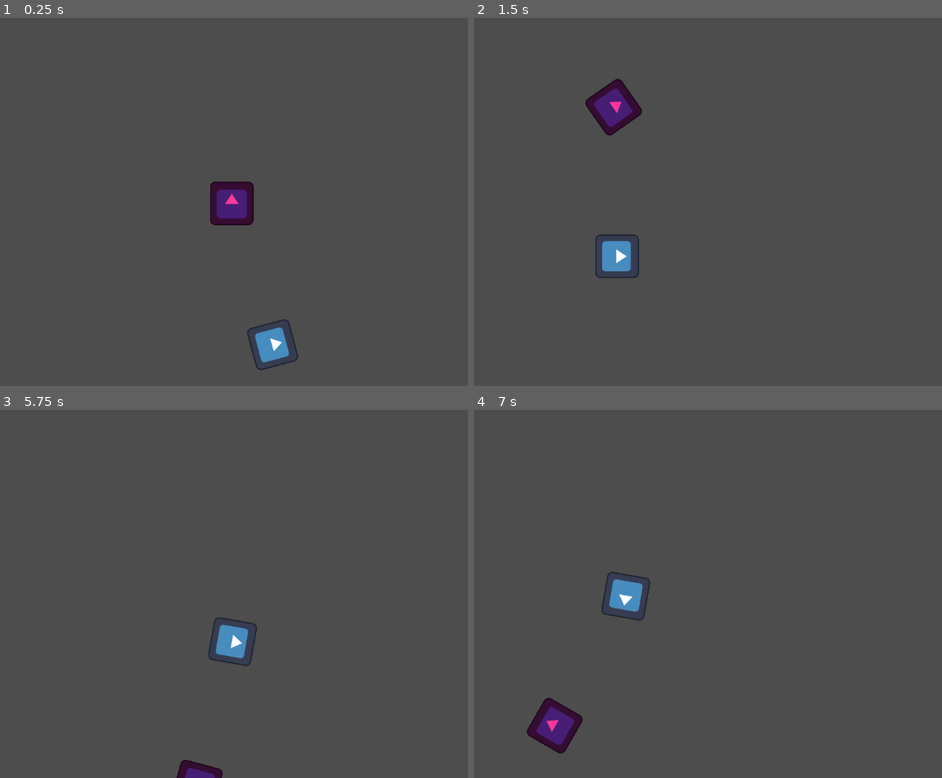
Above: before the commit, frames 1-4 (two rows, left to right).
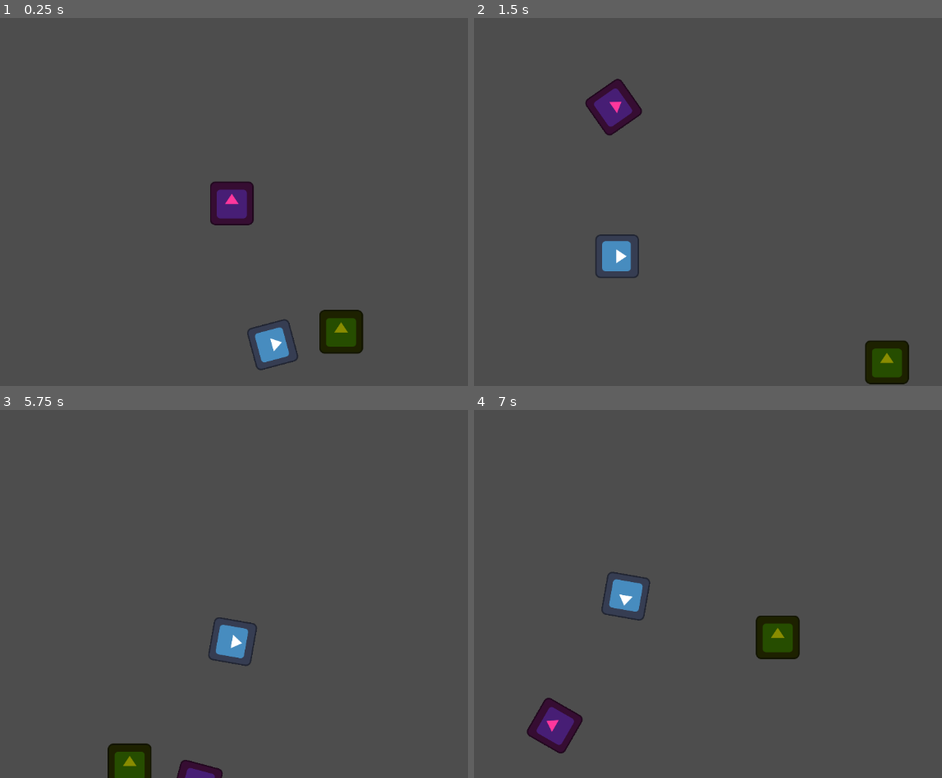
Above: after the commit, the same moments.

Repository: arrowira/cookiejam4
Game: Godot game, scene res://scenes/main.tscn
Same seed, same stepped clock (60 frames per second), same inputs: the game is played once before the commit and once after it. The engine's default icon, where the game draws it, is replaced by a stand-in: a white triangle on a blue panel in a dark square.
Inputs:
- Up to frame 1 (0.25 s): no input
- Up to frame 2 (1.5 s): tap Space (space) at 0.6, 1.35 s
- Up to frame 3 (5.75 s): tap Space (space) every 0.75 s from 2.1 to 5.1 s
- Up to frame 4 (7 s): tap Space (space) at 5.85, 6.6 s

The runs differ from the first frame. In frame 1, 1.1% of the frame differs, in the area x 68-78%, y 79-92%; in frame 2, 1.1%, in the area x 83-93%, y 87-100%; in frame 3, 0.9%; in frame 4, 1.1%.

Commit message:
enemy basic movement and damage method

Diff:
--- /dev/null
+++ b/cookie-jam-4/grunt.gd
@@ -0,0 +1,26 @@
+extends RigidBody2D
+
+var player = Vector2.RIGHT
+var health = 100
+var towardsPlayer = Vector2.RIGHT
+# Called when the node enters the scene tree for the first time.
+func _ready() -> void:
+	damage(30)
+
+
+# Called every frame. 'delta' is the elapsed time since the previous frame.
+func _process(delta: float) -> void:
+	player = get_parent().get_node("player").anchorPos
+
+
+func _physics_process(delta: float) -> void:
+	towardsPlayer = (player-global_position).normalized()
+	position+=towardsPlayer
+
+
+
+func damage(amt):
+
+	var kbVector = (10*amt) * (-towardsPlayer).normalized()
+	apply_central_impulse(kbVector)
+	health-=amt
--- a/cookie-jam-4/player.gd
+++ b/cookie-jam-4/player.gd
@@ -3,6 +3,8 @@
 var anchor = "red"
 var bSpinSpeed = 5
 var rSpinSpeed = 5
+var anchorPos
+
 @onready var red = $bSpin/red
 @onready var blue = $rSpin/blue
 
@@ -12,6 +14,7 @@
 
 # Called every frame. 'delta' is the elapsed time since the previous frame.
 func _process(delta: float) -> void:
+	anchorPos = $"camera anchor".position
 	if Input.is_action_just_pressed("space"):
 		if anchor == "red":
 			anchor = "blue"
--- a/cookie-jam-4/scenes/grunt.tscn
+++ b/cookie-jam-4/scenes/grunt.tscn
@@ -1,11 +1,16 @@
-[gd_scene load_steps=3 format=3 uid="uid://ju1srch0urr3"]
+[gd_scene load_steps=4 format=3 uid="uid://ju1srch0urr3"]
 
+[ext_resource type="Script" uid="uid://ci8au2bb73kv8" path="res://grunt.gd" id="1_6upo6"]
 [ext_resource type="Texture2D" uid="uid://dxemllkettkn5" path="res://icon.svg" id="1_usvl4"]
 
 [sub_resource type="RectangleShape2D" id="RectangleShape2D_6upo6"]
 size = Vector2(122, 123)
 
 [node name="grunt" type="RigidBody2D"]
+mass = 10.0
+gravity_scale = 0.0
+linear_damp = 1.0
+script = ExtResource("1_6upo6")
 
 [node name="Icon" type="Sprite2D" parent="."]
 modulate = Color(0.5382239, 0.54768264, 0, 1)
--- a/cookie-jam-4/scenes/main.tscn
+++ b/cookie-jam-4/scenes/main.tscn
@@ -1,8 +1,12 @@
-[gd_scene load_steps=2 format=3 uid="uid://dneomshoy6v48"]
+[gd_scene load_steps=3 format=3 uid="uid://dneomshoy6v48"]
 
 [ext_resource type="PackedScene" uid="uid://bw3ldb6e8p56j" path="res://scenes/player.tscn" id="1_o5qli"]
+[ext_resource type="PackedScene" uid="uid://ju1srch0urr3" path="res://scenes/grunt.tscn" id="2_0wfyh"]
 
 [node name="main" type="Node2D"]
 
 [node name="player" parent="." instance=ExtResource("1_o5qli")]
 position = Vector2(-1, 10)
+
+[node name="grunt" parent="." instance=ExtResource("2_0wfyh")]
+position = Vector2(393, 403)
Not shown, added: cookie-jam-4/grunt.gd.uid
